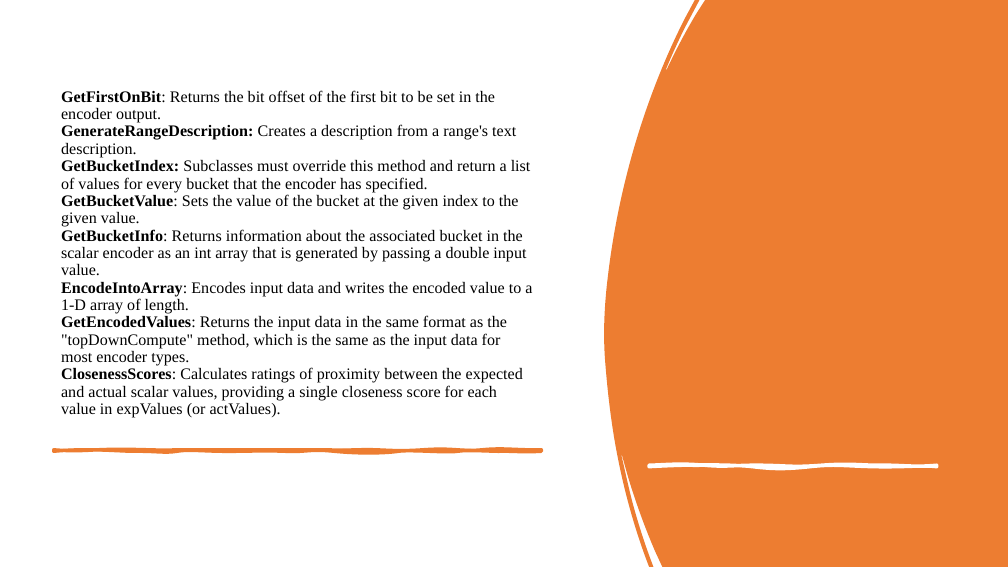
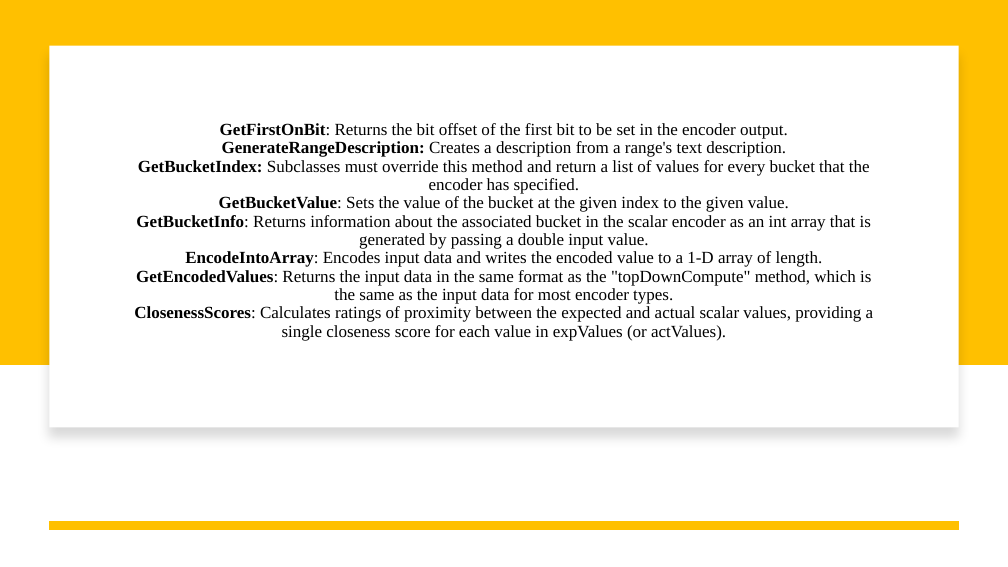
Before and after one commit to sahithkumar1999/neocortexapi, a slide deck: slide 10 of source/NeoCortexApi/Documents/Group Presentation[ScalarEncoder with Buckets].pptx. Drawn at 1008x567 pixels with LibreOffice and Linux fonts; fonts in the diff are those of the drawing. Boxes give left, top, right and bottom in pixels: in the first picture for what was removed or moved away, otherwise in the second. Text is boxed around its words. In the diff, an @@ line names an element or a change of style, - is before the commit and + after.

```diff
--- a/source/NeoCortexApi/Documents/Group Presentation[ScalarEncoder with Buckets].pptx
+++ b/source/NeoCortexApi/Documents/Group Presentation[ScalarEncoder with Buckets].pptx
@@ rectangle added at [0, 0, 1008, 365], fill #FFC000 @@
@@ freeform shape removed at [604, 0, 1008, 567] @@
@@ rectangle added at [49, 45, 959, 427], fill #FFFFFF @@
@@ title "GetFirstOnBit: Returns the bit offset ...": place and size @@
-title "GetFirstOnBit: Returns the bit offset ..." at [61, 90, 532, 418]
+title "GetFirstOnBit: Returns the bit offset ..." at [134, 123, 874, 341]
@@ title "GetFirstOnBit: Returns the bit offset ..." at [134, 123, 874, 341]: size 15.3 to 16.2 pt; alignment left to centre; vertical alignment bottom to middle @@
@@ freeform shape removed at [54, 450, 541, 451] @@
@@ freeform shape removed at [650, 465, 938, 467] @@
@@ line added from (959, 526) to (49, 526), #FFC000 8 pt @@
```
Also in this commit, not shown: 7 other slides changed, 5 slides added, 1 slide removed.
